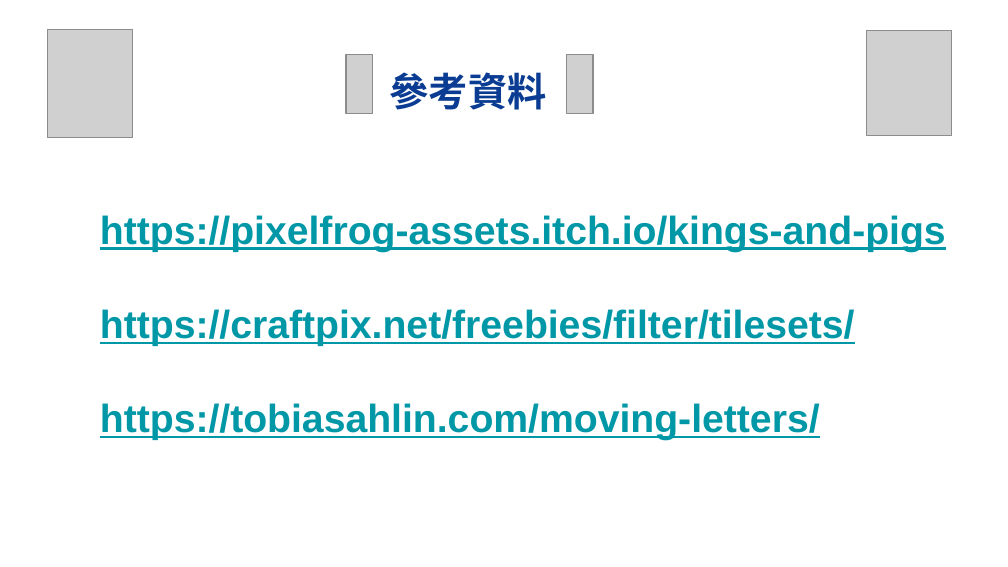
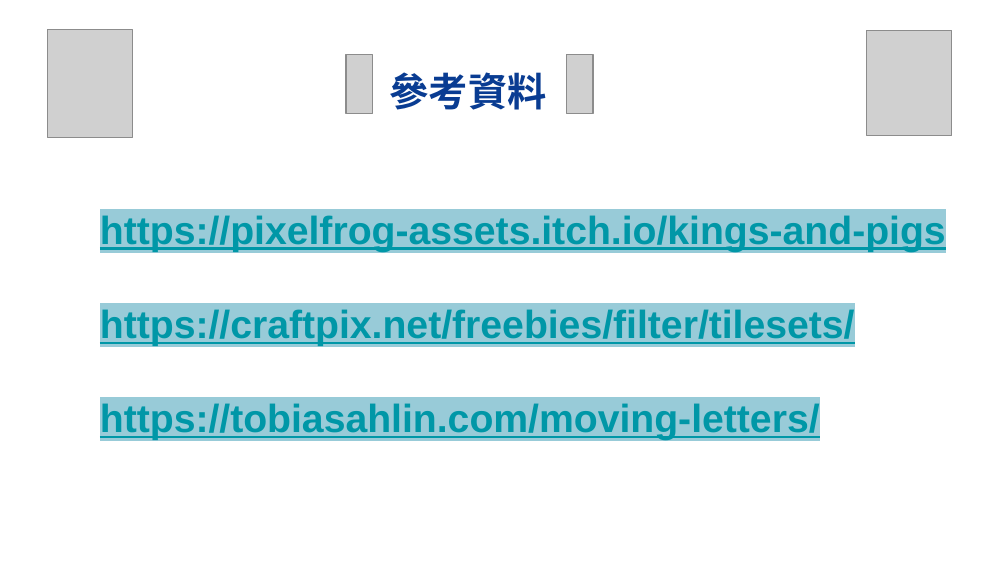
Before and after one commit to wsadtref95/aaa, a slide deck: slide 12 of 資展國際 小專 張祐銜.pptx (slide 10 before the commit). Drawn at 1008x567 pixels with LibreOffice and Linux fonts; fonts in the diff are those of the drawing; grey boxes stand for pictures; background and template pictures are left out. Boxes give left, top, right and bottom in pixels: in the first picture for what was removed or moved away, otherwise in the second. Text is boxed around its words. In the diff, an @@ line names an element or a change of style, - is before the commit and + after.

```diff
--- a/資展國際 小專 張祐銜.pptx
+++ b/資展國際 小專 張祐銜.pptx
@@ text "https://pixelfrog-assets.itch.io/kings-and-pigs" at box(100, 215, 946, 440): highlight none to #98CBD8 @@
```
Also in this commit, not shown: 2 other slides changed, 2 slides added, 1 other file.
